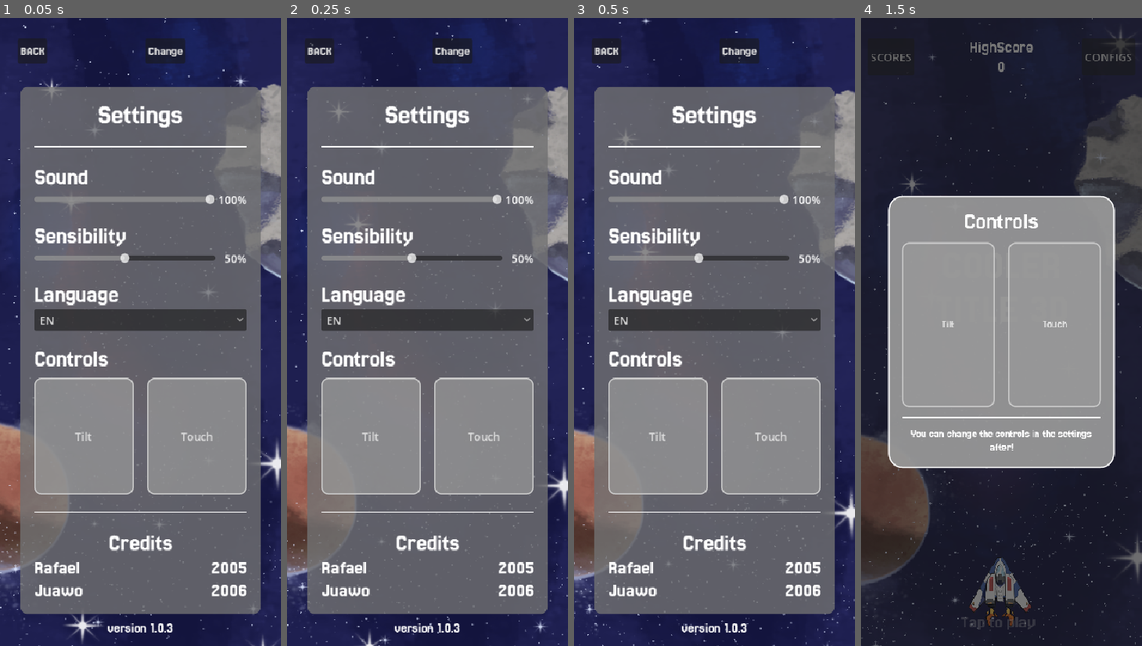
Above: before the commit, frames 1-4 (left to right).
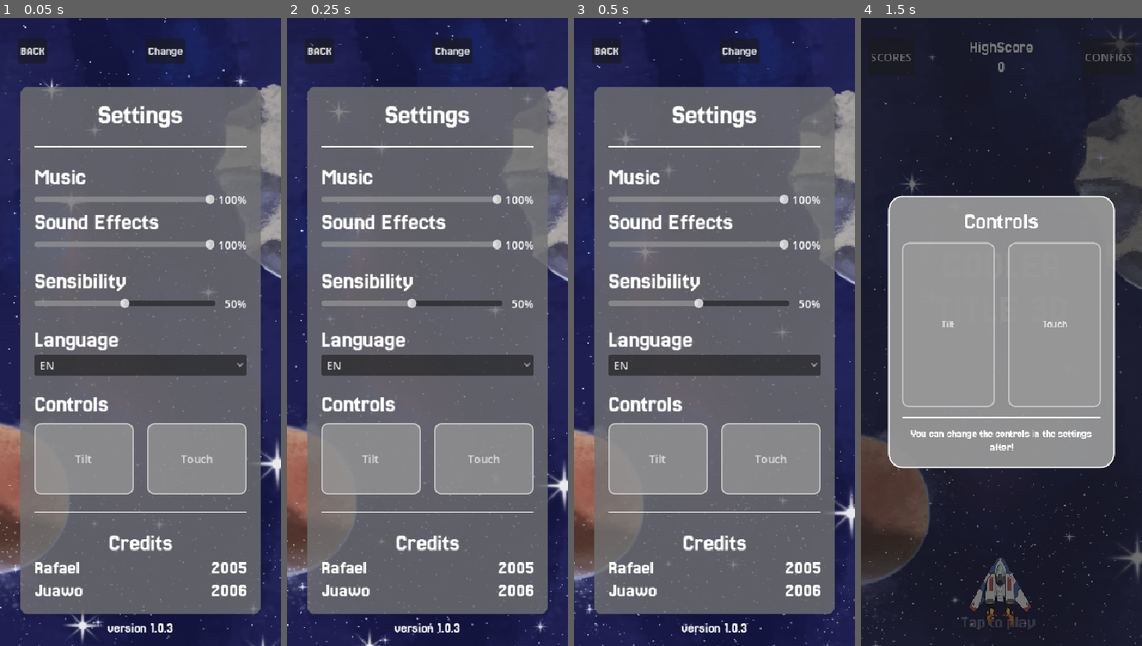
Above: after the commit, the same moments.

Repository: Juawo/space-shooter
Game: Godot game, scene res://scenes/ui/Settings/settings.tscn
The game is run twice, just before and just after one commit, with the same random seed, the same clock (stepped at 60 frames per second) and the same inputs. This scene is started directly instead of the project's main scene. The engine's default icon, where the game draws it, is replaced by a stand-in: a white triangle on a blue panel in a dark square.
Inputs:
- Up to frame 1 (0.05 s): no input
- Up to frame 2 (0.25 s): no input
- Up to frame 3 (0.5 s): no input
- Up to frame 4 (1.5 s): click "BACK" at 0.5 s; click "SCORES" at 1.25 s

The runs differ from the first frame. In frame 1, 15% of the frame differs, in the area x 12-88%, y 24-71%; in frame 2, 15%; in frame 3, 15%; in frame 4, nothing differs.
Error before the commit: Invalid access to property or key 'music_volume' on a base object of type 'Node (save-manager.gd)'. (res://scripts/game/sound-manager.gd:46)

Commit message:
feat: enhance sound settings with music and SFX controls

Diff:
--- a/scenes/ui/Settings/settings.tscn
+++ b/scenes/ui/Settings/settings.tscn
@@ -147,23 +147,44 @@
 [node name="Sound" type="VBoxContainer" parent="VBoxContainer/ContentSettings/VBoxContainer/Panel/MarginContainer/VBoxContainer" unique_id=1625344066]
 layout_mode = 2
 
-[node name="SoundLabel" type="Label" parent="VBoxContainer/ContentSettings/VBoxContainer/Panel/MarginContainer/VBoxContainer/Sound" unique_id=1223650431]
-layout_mode = 2
-theme_override_fonts/font = ExtResource("2_83c71")
-theme_override_font_sizes/font_size = 34
-text = "Sound"
+[node name="MusicLabel" type="Label" parent="VBoxContainer/ContentSettings/VBoxContainer/Panel/MarginContainer/VBoxContainer/Sound" unique_id=1223650431]
+layout_mode = 2
+theme_override_fonts/font = ExtResource("2_83c71")
+theme_override_font_sizes/font_size = 34
+text = "Music"
 
 [node name="SoundContainer" type="HBoxContainer" parent="VBoxContainer/ContentSettings/VBoxContainer/Panel/MarginContainer/VBoxContainer/Sound" unique_id=1933853493]
 layout_mode = 2
 
-[node name="SoundSlider" type="HSlider" parent="VBoxContainer/ContentSettings/VBoxContainer/Panel/MarginContainer/VBoxContainer/Sound/SoundContainer" unique_id=1386951854]
+[node name="MusicSlider" type="HSlider" parent="VBoxContainer/ContentSettings/VBoxContainer/Panel/MarginContainer/VBoxContainer/Sound/SoundContainer" unique_id=1386951854]
 layout_mode = 2
 size_flags_horizontal = 3
 size_flags_vertical = 4
 size_flags_stretch_ratio = 6.47
 value = 100.0
 
-[node name="SoundValue" type="Label" parent="VBoxContainer/ContentSettings/VBoxContainer/Panel/MarginContainer/VBoxContainer/Sound/SoundContainer" unique_id=1305079470]
+[node name="MusicValue" type="Label" parent="VBoxContainer/ContentSettings/VBoxContainer/Panel/MarginContainer/VBoxContainer/Sound/SoundContainer" unique_id=1305079470]
+layout_mode = 2
+size_flags_horizontal = 10
+text = "100%"
+
+[node name="SFXLabel2" type="Label" parent="VBoxContainer/ContentSettings/VBoxContainer/Panel/MarginContainer/VBoxContainer/Sound" unique_id=2095655940]
+layout_mode = 2
+theme_override_fonts/font = ExtResource("2_83c71")
+theme_override_font_sizes/font_size = 34
+text = "Sound Effects"
+
+[node name="SFXContainer2" type="HBoxContainer" parent="VBoxContainer/ContentSettings/VBoxContainer/Panel/MarginContainer/VBoxContainer/Sound" unique_id=514526456]
+layout_mode = 2
+
+[node name="SFXSlider" type="HSlider" parent="VBoxContainer/ContentSettings/VBoxContainer/Panel/MarginContainer/VBoxContainer/Sound/SFXContainer2" unique_id=1227897965]
+layout_mode = 2
+size_flags_horizontal = 3
+size_flags_vertical = 4
+size_flags_stretch_ratio = 6.47
+value = 100.0
+
+[node name="SFXValue" type="Label" parent="VBoxContainer/ContentSettings/VBoxContainer/Panel/MarginContainer/VBoxContainer/Sound/SFXContainer2" unique_id=1951833460]
 layout_mode = 2
 size_flags_horizontal = 10
 text = "100%"
@@ -311,7 +332,8 @@
 
 [connection signal="pressed" from="VBoxContainer/Header/HBoxContainer/Button" to="." method="_on_button_pressed"]
 [connection signal="pressed" from="VBoxContainer/Header/HBoxContainer/HBoxContainer/ChangeButton" to="." method="_on_change_button_pressed"]
-[connection signal="value_changed" from="VBoxContainer/ContentSettings/VBoxContainer/Panel/MarginContainer/VBoxContainer/Sound/SoundContainer/SoundSlider" to="." method="_on_sound_slider_value_changed"]
+[connection signal="value_changed" from="VBoxContainer/ContentSettings/VBoxContainer/Panel/MarginContainer/VBoxContainer/Sound/SoundContainer/MusicSlider" to="." method="_on_music_slider_value_changed"]
+[connection signal="value_changed" from="VBoxContainer/ContentSettings/VBoxContainer/Panel/MarginContainer/VBoxContainer/Sound/SFXContainer2/SFXSlider" to="." method="_on_sfx_slider_value_changed"]
 [connection signal="value_changed" from="VBoxContainer/ContentSettings/VBoxContainer/Panel/MarginContainer/VBoxContainer/Sensibility/SensibilityContainer/SensibilitytSlider" to="." method="_on_sensibilityt_slider_value_changed"]
 [connection signal="item_selected" from="VBoxContainer/ContentSettings/VBoxContainer/Panel/MarginContainer/VBoxContainer/Language/LanguageOption" to="." method="_on_language_option_item_selected"]
 [connection signal="toggled" from="VBoxContainer/ContentSettings/VBoxContainer/Panel/MarginContainer/VBoxContainer/Controls/ControlsOptions/TiltButton" to="." method="_on_tilt_button_toggled"]
--- a/scripts/game/save-manager.gd
+++ b/scripts/game/save-manager.gd
@@ -9,7 +9,8 @@
 var score_id : String = ""
 
 #Configuracoes
-var volume : float = 100.0
+var music_volume : float = 100.0
+var sfx_volume : float = 100.0
 var language : int = 0
 var control_mode : int = -1 # 0 para tilt e 1 para touch
 var sensibility : float = 100
@@ -38,7 +39,8 @@
 		"player_nickname": player_nickname,
 		"score_id": score_id,
 		"settings" : {
-			"volume" : volume,
+			"music_volume" : music_volume,
+			"sfx_volume" : sfx_volume,
 			"language" : language,
 			"control_mode" : control_mode,
 			"sensibility" : sensibility,
@@ -88,7 +90,8 @@
 		# Carregando configuracoes
 		if json_data.has("settings"):
 			var s = json_data["settings"]
-			volume = s.get("volume", 100.0)
+			music_volume = s.get("music_volume", 100.0)
+			sfx_volume = s.get("sfx_volume", 100.0)
 			language = s.get("language", 0)
 			control_mode = s.get("control_mode", -1)
 			sensibility = s.get("sensibility", 100)
--- a/scripts/ui/MainMenu/config_buttons.gd
+++ b/scripts/ui/MainMenu/config_buttons.gd
@@ -3,4 +3,5 @@
 var pathScene : String = "res://scenes/ui/Settings/settings.tscn"
 
 func _on_pressed() -> void:
+	SoundManager.play_click()
 	get_tree().change_scene_to_file(pathScene)
--- a/scripts/ui/Register/register.gd
+++ b/scripts/ui/Register/register.gd
@@ -34,6 +34,7 @@
 	ApiManager.play_registered.connect(update_interface_by_response_code_return)
 
 func _on_button_pressed() -> void:
+	SoundManager.play_click()
 	register_btn.disabled = true
 	if !validate_country(country_input.text) or !validate_nickname(nickname_input.text):
 		return
@@ -100,8 +101,14 @@
 func update_register_btn(is_activated : bool) -> void :
 	register_btn.disabled = !is_activated
 
+var old_value
 func _on_h_slider_value_changed(value: float) -> void:
 	age_value.text = str(int(value))
+	old_value = value
+	if value >= old_value :
+		SoundManager.play_scroll(true)
+	else :
+		SoundManager.play_scroll(false)
 
 func _on_nickname_input_text_changed(new_text: String) -> void:
 	update_counter(new_text)
--- a/scripts/ui/Settings/settings.gd
+++ b/scripts/ui/Settings/settings.gd
@@ -1,7 +1,8 @@
 extends Control
 
 enum Controls { TILT, TOUCH }
-var volume : float = 100.0
+var music_volume : float = 100.0
+var sfx_volume : float = 100.0
 var sensibility : float = 100.0
 var language : int
 var controlMode : Controls = Controls.TILT
@@ -9,8 +10,11 @@
 var main_scene : PackedScene = preload("res://scenes/game/main.tscn")
 var update_nickname_scene : PackedScene = preload("res://scenes/ui/Settings/nickname_update_panel.tscn")
 
-@onready var sound_value: Label = $VBoxContainer/ContentSettings/VBoxContainer/Panel/MarginContainer/VBoxContainer/Sound/SoundContainer/SoundValue
-@onready var sound_slider: HSlider = $VBoxContainer/ContentSettings/VBoxContainer/Panel/MarginContainer/VBoxContainer/Sound/SoundContainer/SoundSlider
+@onready var music_slider: HSlider = $VBoxContainer/ContentSettings/VBoxContainer/Panel/MarginContainer/VBoxContainer/Sound/SoundContainer/MusicSlider
+@onready var music_value: Label = $VBoxContainer/ContentSettings/VBoxContainer/Panel/MarginContainer/VBoxContainer/Sound/SoundContainer/MusicValue
+
+@onready var sfx_value: Label = $VBoxContainer/ContentSettings/VBoxContainer/Panel/MarginContainer/VBoxContainer/Sound/SFXContainer2/SFXValue
+@onready var sfx_slider: HSlider = $VBoxContainer/ContentSettings/VBoxContainer/Panel/MarginContainer/VBoxContainer/Sound/SFXContainer2/SFXSlider
 
 @onready var sensibilityt_slider: HSlider = $VBoxContainer/ContentSettings/VBoxContainer/Panel/MarginContainer/VBoxContainer/Sensibility/SensibilityContainer/SensibilitytSlider
 @onready var sensibility_value: Label = $VBoxContainer/ContentSettings/VBoxContainer/Panel/MarginContainer/VBoxContainer/Sensibility/SensibilityContainer/SensibilityValue
@@ -25,8 +29,11 @@
 func _ready() -> void:
 	nickname.text = SaveManager.player_nickname
 
-	volume = SaveManager.volume
-	sound_slider.value = volume
+	music_volume = SaveManager.music_volume
+	sfx_volume = SaveManager.sfx_volume
+
+	music_slider.value = music_volume
+	sfx_slider.value = sfx_volume
 
 	sensibility = SaveManager.sensibility
 	sensibilityt_slider.value = sensibility
@@ -39,15 +46,14 @@
 	touch_button.button_pressed = (controlMode == Controls.TOUCH)
 	version.text = "version " + SaveManager.game_version
 
-func _on_sound_slider_value_changed(value: float) -> void:
-	sound_value.text = str(int(value)) + "%"
-	volume = value
-
 func _on_language_option_item_selected(index: int) -> void:
+	SoundManager.play_click()
 	language = index
 
 func _on_button_pressed() -> void:
-	SaveManager.volume = volume
+	SoundManager.play_click()
+	SaveManager.music_volume = music_volume
+	SaveManager.sfx_volume = sfx_volume
 	SaveManager.language = language
 	SaveManager.control_mode = controlMode
 	SaveManager.sensibility = sensibility
@@ -58,16 +64,25 @@
 func _on_tilt_button_toggled(toggled_on: bool) -> void:
 	if toggled_on:
 		controlMode = Controls.TILT
+		SoundManager.play_click()
 
 func _on_touch_button_toggled(toggled_on: bool) -> void:
 	if toggled_on:
 		controlMode = Controls.TOUCH
+		SoundManager.play_click()
 
+var old_sense_value := 0.0
 func _on_sensibilityt_slider_value_changed(value: float) -> void:
 	sensibility = value
 	sensibility_value.text = str(int(value/2)) + "%"
+	if value >= old_sense_value :
+		SoundManager.play_scroll(true)
+	else :
+		SoundManager.play_scroll(false)
+	old_sense_value = value
 
 func _on_change_button_pressed() -> void:
+	SoundManager.play_click()
 	var scene = update_nickname_scene.instantiate()
 	scene.position = Vector2(0,20)
 	add_child(scene)
@@ -75,3 +90,26 @@
 
 func _on_nickname_changed(new_nickname : String) -> void :
 	nickname.text = new_nickname
+	SoundManager.play_impact()
+
+var old_sfx_value := 0.0
+func _on_sfx_slider_value_changed(value: float) -> void:
+	sfx_value.text = str(int(value)) + "%"
+	sfx_volume = value
+	SoundManager.update_sfx_volume(sfx_volume)
+	if value >= old_sfx_value :
+		SoundManager.play_scroll(true)
+	else :
+		SoundManager.play_scroll(false)
+	old_sfx_value = value
+
+var old_music_value := 0.0
+func _on_music_slider_value_changed(value: float) -> void:
+	music_value.text = str(int(value)) + "%"
+	music_volume = value
+	SoundManager.update_music_volume(music_volume)
+	if value >= old_music_value :
+		SoundManager.play_scroll(true)
+	else :
+		SoundManager.play_scroll(false)
+	old_music_value = value
